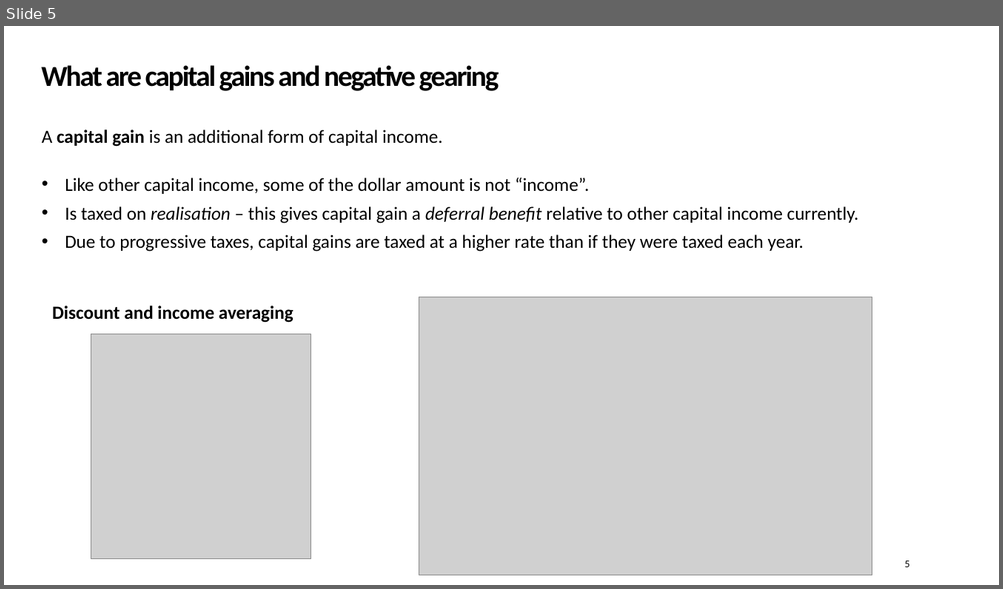
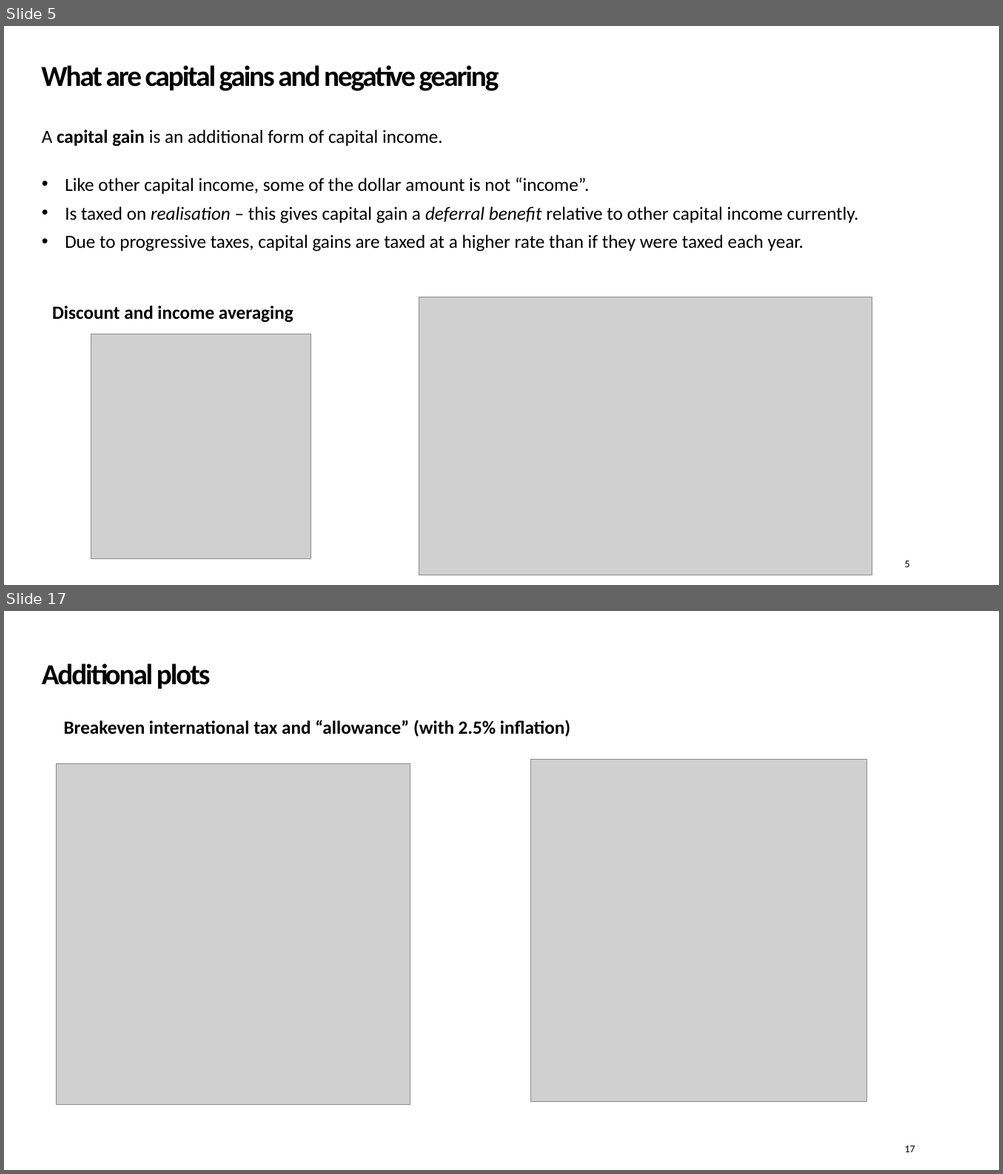
Before and after one commit to Zjub/TVHENZ, a slide deck: e61 Projects/Presentations/QETA Post-Budget 2026.pptx. Shown one above the other, each under a label of ours: slide 5 before the commit, slides 5 and 17 after it; the slides between them are not shown. The pictures are 1003x589 and 1003x1174 pixels, drawn with LibreOffice and Linux fonts; fonts in the diff are those of the drawing; grey boxes stand for pictures; background and template pictures are left out. Boxes give left, top, right and bottom in pixels: in the first picture for what was removed or moved away, otherwise in the second. Text is boxed around its words. In the diff, an @@ line names an element or a change of style, - is before the commit and + after.

```diff
--- a/e61 Projects/Presentations/QETA Post-Budget 2026.pptx
+++ b/e61 Projects/Presentations/QETA Post-Budget 2026.pptx
@@ slide 17 added at (4, 611, 999, 1170), background #FFFFFF @@
@@ title added at (42, 664, 210, 689), 28 pt, text #000000, bold @@
+Additional plots
@@ text added at (64, 720, 570, 737), 18 pt, text #000000, bold @@
+Breakeven international tax and “allowance” (with 2.5% inflation)
@@ picture added at (57, 764, 410, 1105) @@
@@ picture added at (531, 760, 867, 1102) @@
@@ page number added at (905, 1146, 915, 1153), 10 pt, text #000000 @@
+17
```
Also in this commit, not shown: 6 slides changed, 7 other slides added, 1 slide removed, 3 other files.
